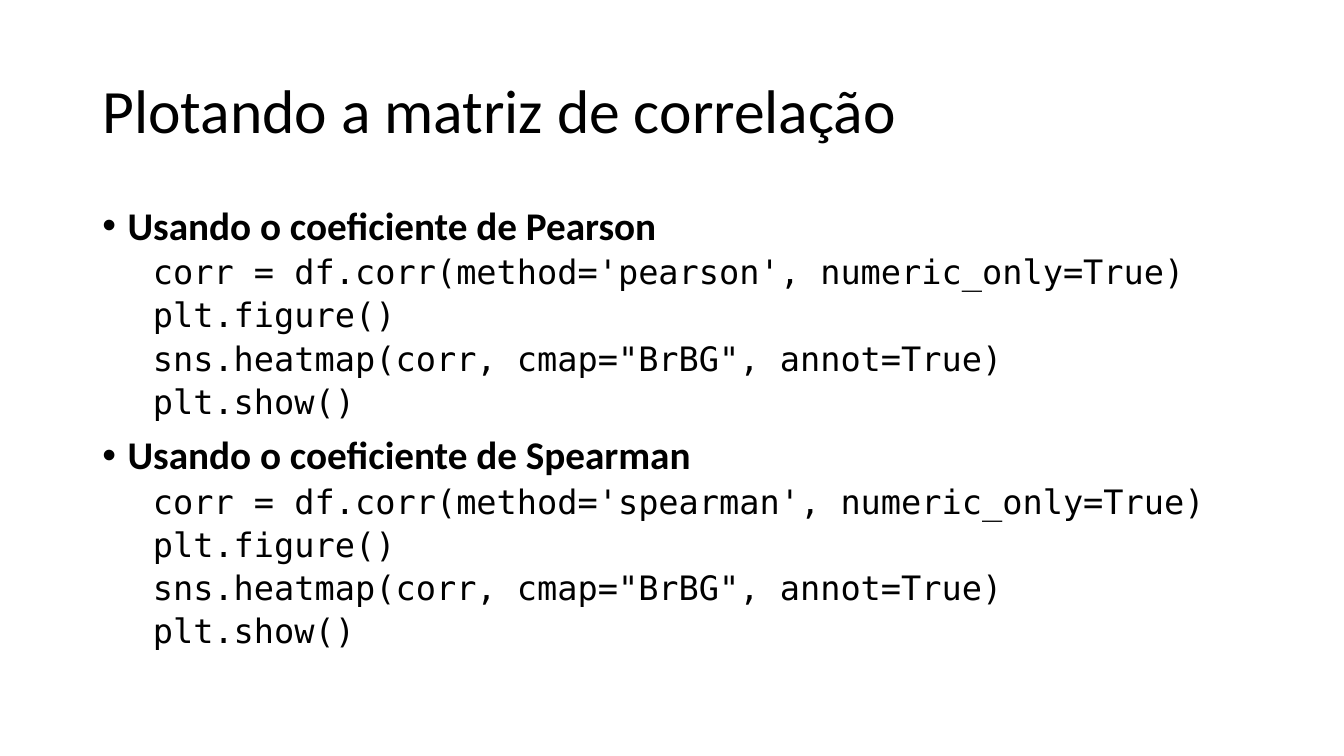
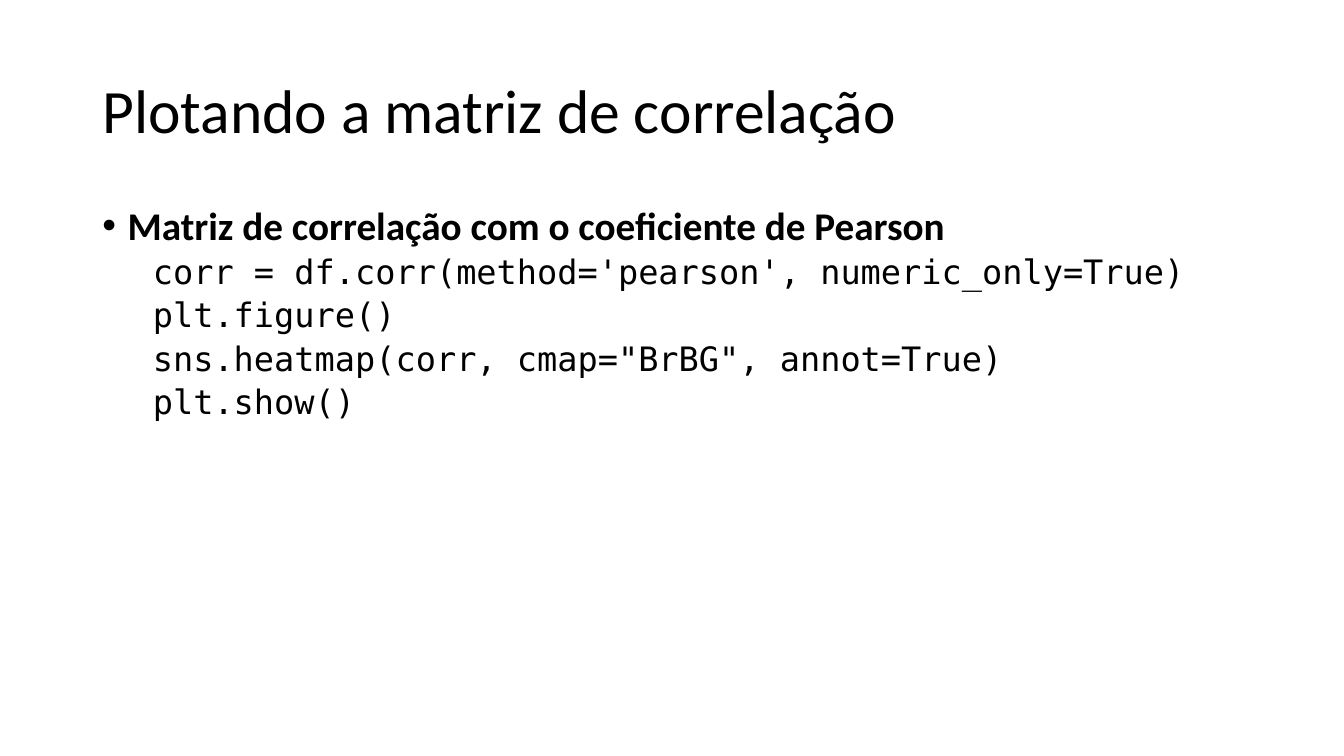
Before and after one commit to zz4fap/c24_inteligencia_artificial, a slide deck: slide 47 of slides/C24_EDA.pptx (slide 45 before the commit). Drawn at 1344x756 pixels with LibreOffice and Linux fonts; fonts in the diff are those of the drawing. Boxes give left, top, right and bottom in pixels: in the first picture for what was removed or moved away, otherwise in the second. Text is boxed around its words. In the diff, an @@ line names an element or a change of style, - is before the commit and + after.

```diff
--- a/slides/C24_EDA.pptx
+++ b/slides/C24_EDA.pptx
@@ text at (128, 212, 944, 247): text changed @@
-• Usando o coeficiente de Pearson
+• Matriz de correlação com o coeficiente de Pearson
@@ text at (128, 441, 1205, 650): paragraphs removed @@
-• Usando o coeficiente de Spearman
-  corr = df.corr(method='spearman', numeric_only=True)
-  plt.figure()
-  sns.heatmap(corr, cmap="BrBG", annot=True)
-  plt.show()
```
Also in this commit, not shown: 19 other slides changed, 7 slides added, 1 other file.
